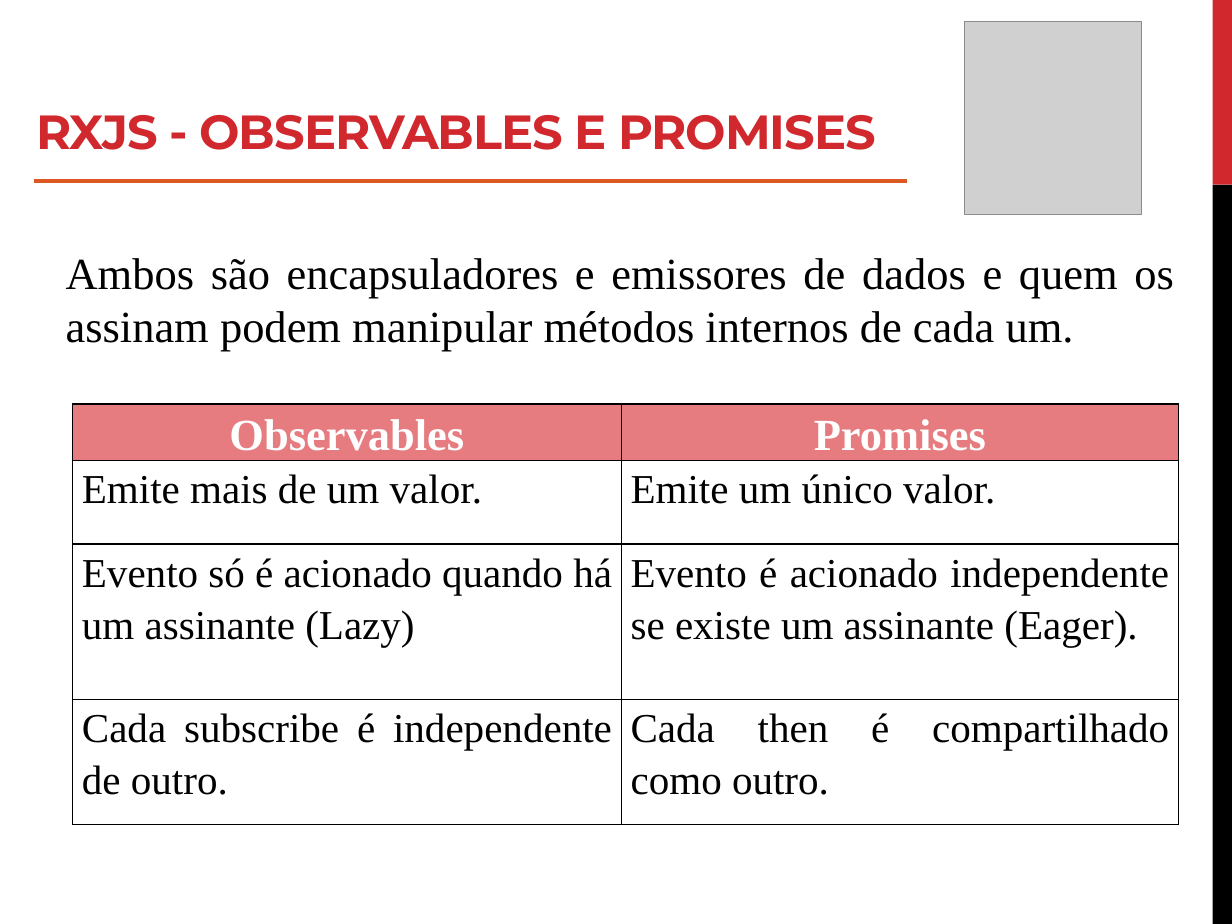
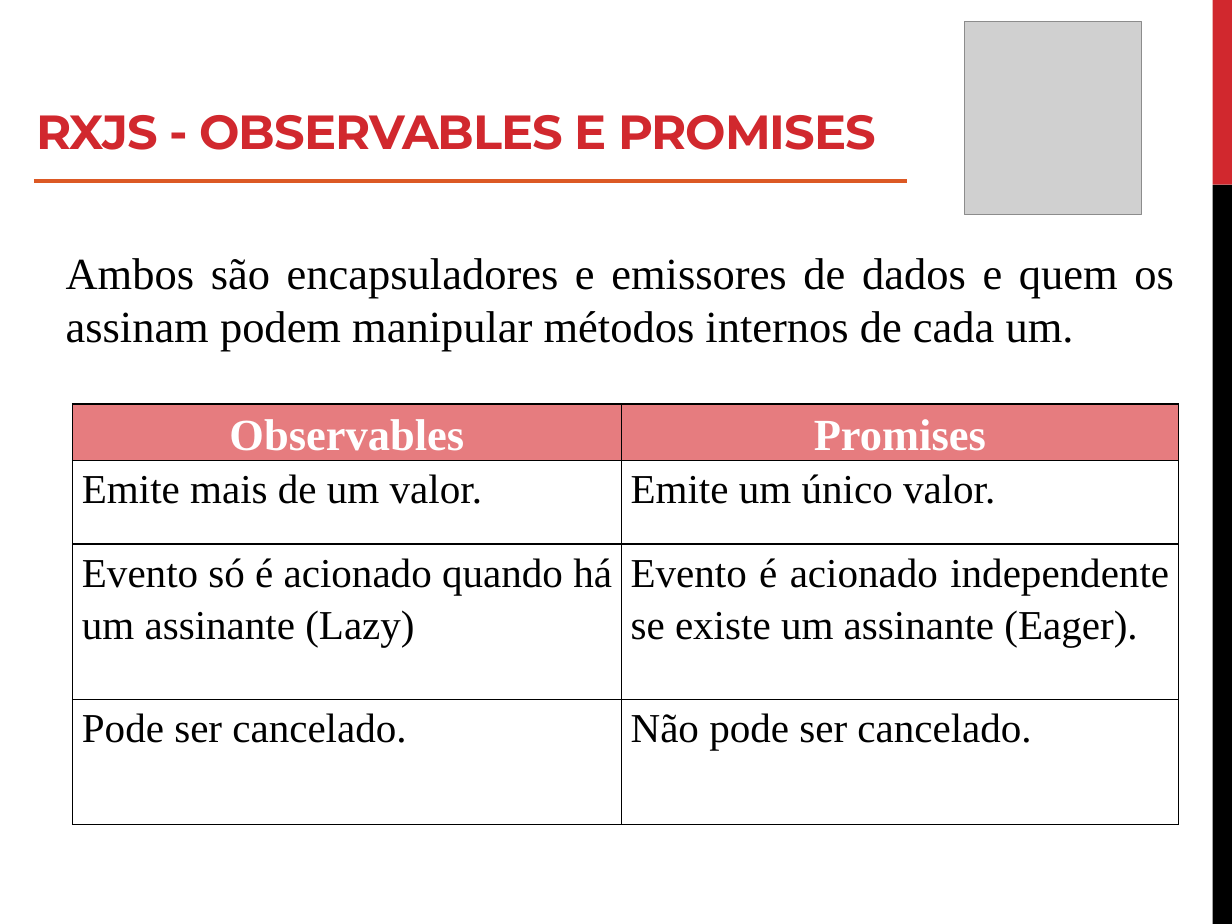
Before and after one commit to roney-amorim/workshop-angular, a slide deck: slide 4 of Módulo 2/Modulo 2.pptx. Drawn at 1232x924 pixels with LibreOffice and Linux fonts; fonts in the diff are those of the drawing; grey boxes stand for pictures. Boxes give left, top, right and bottom in pixels: in the first picture for what was removed or moved away, otherwise in the second. Text is boxed around its words. In the diff, an @@ line names an element or a change of style, - is before the commit and + after.

```diff
--- a/Módulo 2/Modulo 2.pptx
+++ b/Módulo 2/Modulo 2.pptx
@@ table at box(73, 404, 1178, 829) @@
-row 4, column 1: Cada subscribe é independente de outro.
+row 4, column 1: Pode ser cancelado.
-row 4, column 2: Cada then é compartilhado como outro.
+row 4, column 2: Não pode ser cancelado.
```
Also in this commit, not shown: 1 slide added, 2 other files.
